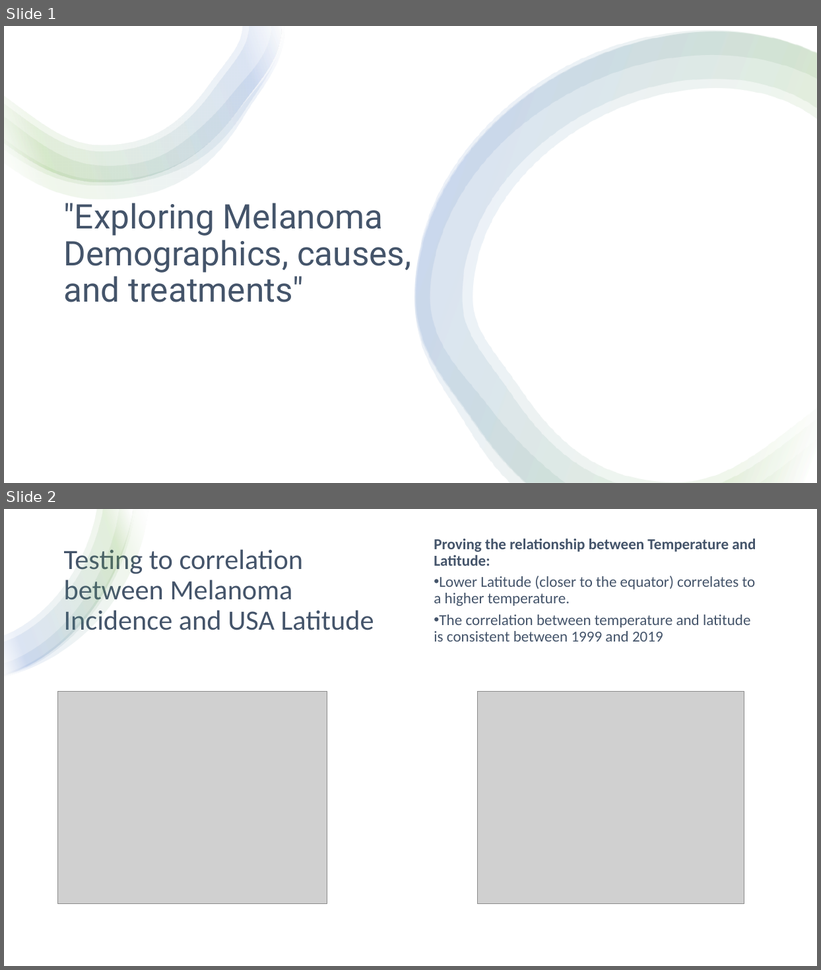
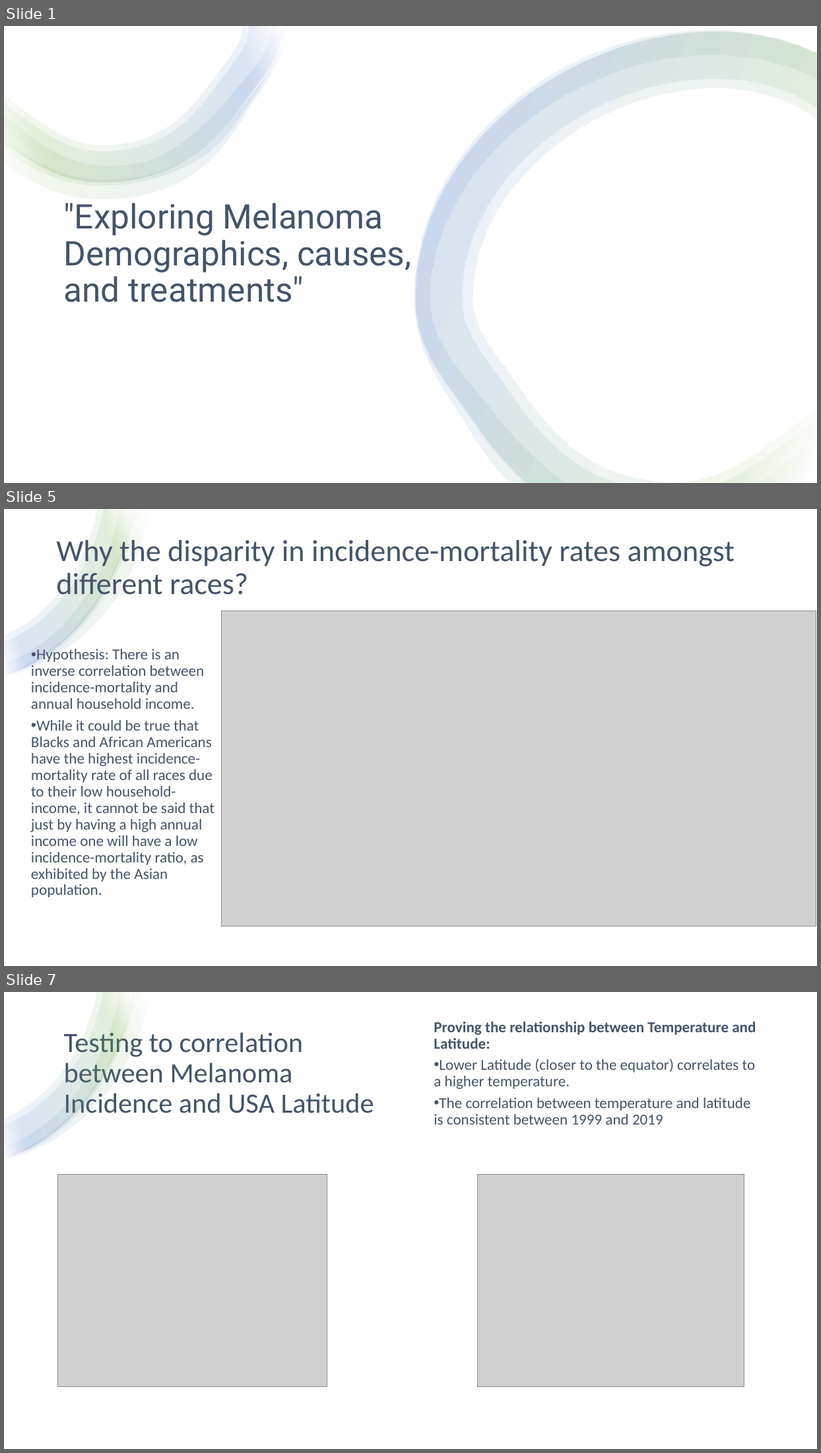
Before and after one commit to ishasaldhi/Project-1, a slide deck: Project 1.pptx. Shown one above the other, each under a label of ours: slides 1 and 2 before the commit, slides 1, 5 and 7 after it; the slides between them are not shown. The pictures are 821x970 and 821x1453 pixels, drawn with LibreOffice and Linux fonts; fonts in the diff are those of the drawing; grey boxes stand for pictures. Boxes give left, top, right and bottom in pixels: in the first picture for what was removed or moved away, otherwise in the second. Text is boxed around its words. In the diff, an @@ line names an element or a change of style, - is before the commit and + after.

```diff
--- a/Project 1.pptx
+++ b/Project 1.pptx
@@ slide 5 added at (4, 509, 817, 966), background #FFFFFF @@
@@ rectangle added at (4, 509, 816, 966), fill #FFFFFF @@
@@ group added at (4, 509, 149, 677): 4 freeform shapes @@
@@ text added at (56, 540, 735, 595), 36 pt, text #44546A @@
+Why the disparity in incidence-mortality rates amongst different races?
@@ picture added at (221, 611, 816, 927) @@
@@ text added at (31, 647, 215, 898), 18 pt, text #44546A @@
+• Hypothesis: There is an inverse correlation between incidence-mortality and annual household income.
+• While it could be true that Blacks and African Americans have the highest incidence-mortality rate of all races due to their low household-income, it cannot be said that just by having a high annual income one will have a low incidence-mortality ratio, as exhibited by the Asian population.
@@ what was slide 2 is now slide 7 @@
```
Also in this commit, not shown: 4 other slides added.
